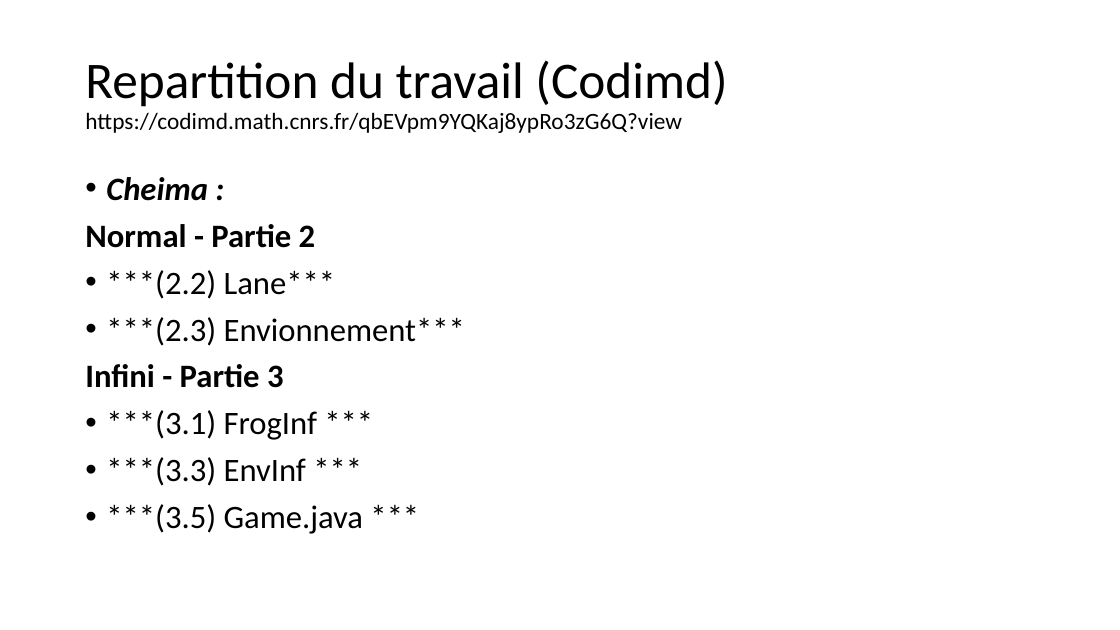
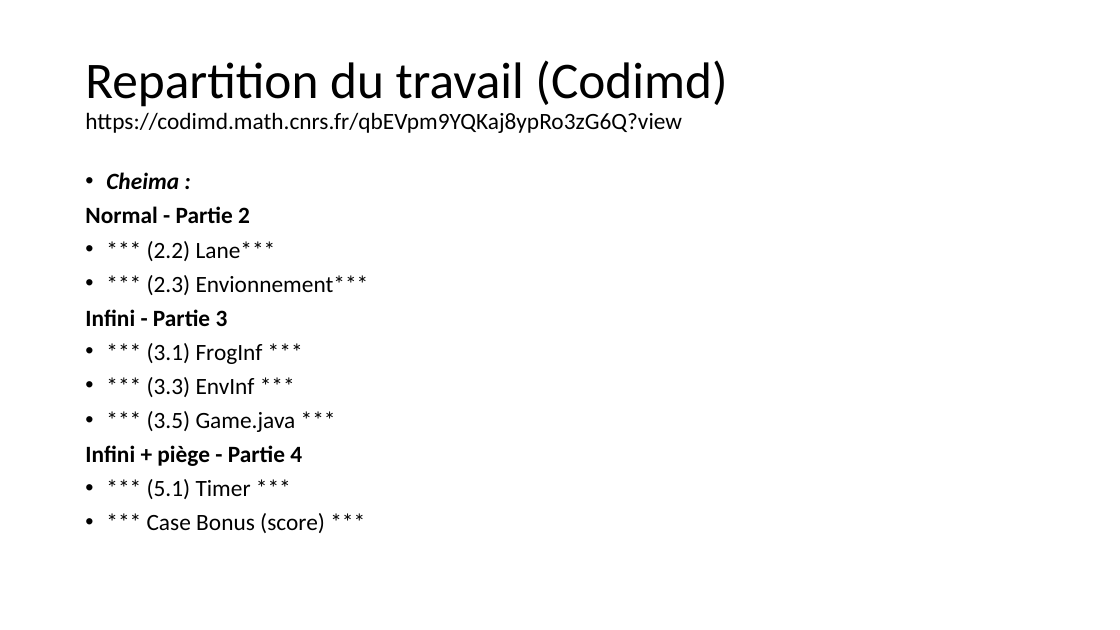
Before and after one commit to Cheima1/Frogger, a slide deck: slide 3 of Projet FroggerRapport.pptx. Drawn at 1120x630 pixels with LibreOffice and Linux fonts; fonts in the diff are those of the drawing. Boxes give left, top, right and bottom in pixels: in the first picture for what was removed or moved away, otherwise in the second. Text is boxed around its words. In the diff, an @@ line names an element or a change of style, - is before the commit and + after.

```diff
--- a/Projet FroggerRapport.pptx
+++ b/Projet FroggerRapport.pptx
@@ text at (85,172,250,326): size 28 to 20 pt in "Cheima :", "Normal - Partie 2", "Infini - Partie 3"; line spacing 0.9 to 0.8 @@
@@ text at (147,241,369,295): text changed; size 28 to 20 pt @@
-• ***(2.2) Lane***
-• ***(2.3) Envionnement***
+• *** (2.2) Lane***
+• *** (2.3) Envionnement***
@@ text at (85,343,325,533): text changed; size 28 to 20 pt @@
-• ***(3.1) FrogInf ***
-• ***(3.3) EnvInf ***
-• ***(3.5) Game.java ***
+• *** (3.1) FrogInf ***
+• *** (3.3) EnvInf ***
+• *** (3.5) Game.java ***
+Infini + piège - Partie 4
+• *** (5.1) Timer ***
+• *** Case Bonus (score) ***
```
Also in this commit, not shown: 3 other slides changed.
